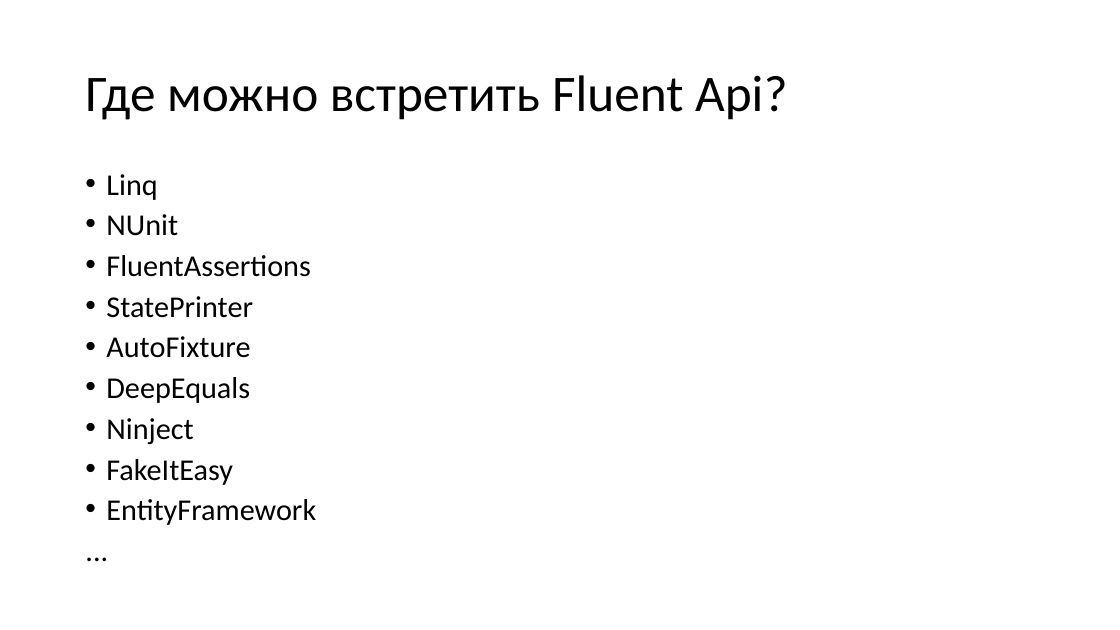
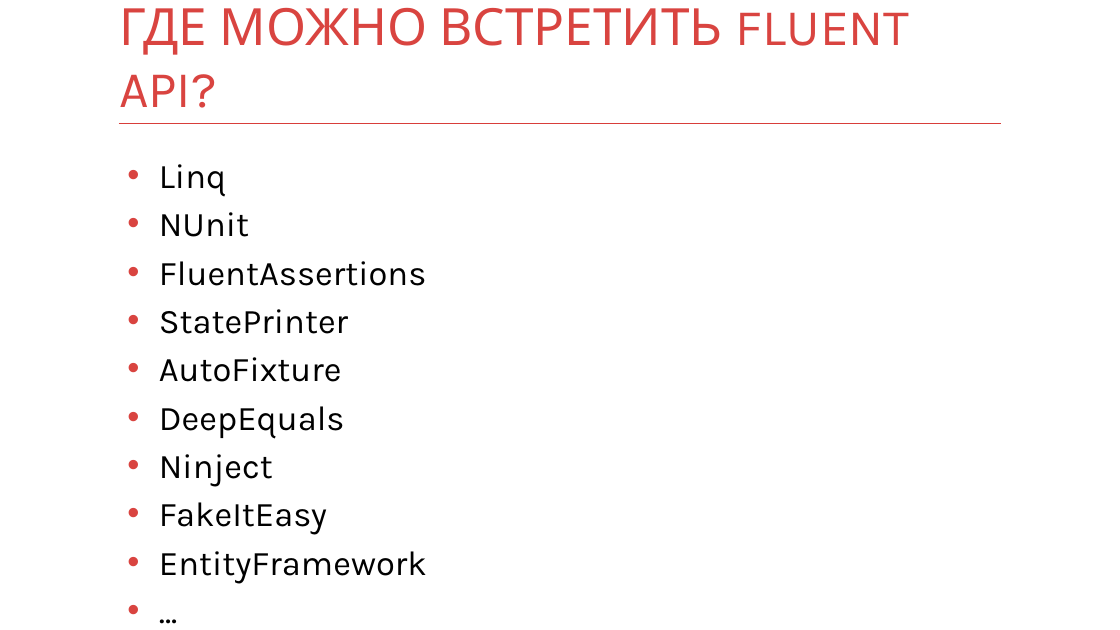
Before and after one commit to kontur-courses/fluent-api, a slide deck: slide 35 of fluent-api.pptx (slide 29 before the commit). Drawn at 1120x630 pixels with LibreOffice and Linux fonts; fonts in the diff are those of the drawing. Boxes give left, top, right and bottom in pixels: in the first picture for what was removed or moved away, otherwise in the second. Text is boxed around its words. In the diff, an @@ line names an element or a change of style, - is before the commit and + after.

```diff
--- a/fluent-api.pptx
+++ b/fluent-api.pptx
@@ title at box(119, 8, 910, 108): text changed; font Calibri to Karla; text colour #000000 to #D94440 @@
-Где можно встретить Fluent Api?
+ГДЕ МОЖНО ВСТРЕТИТЬ FLUENT API?
@@ title "ГДЕ МОЖНО ВСТРЕТИТЬ FLUENT API?" at box(119, 8, 910, 108): vertical alignment middle to bottom @@
@@ line added from (119, 124) to (1002, 124), #D83F3B 1 pt @@
@@ text "Linq": place and size @@
-text "Linq" at box(106, 174, 316, 525)
+text "Linq" at box(159, 164, 427, 584)
@@ text "Linq" at box(159, 164, 427, 584): size 25.9 to 29.6 pt, font Calibri to Karla; indent changed; line spacing 0.8 to 1; less space between paragraphs; bullet none to • @@
```
Also in this commit, not shown: 29 other slides changed, 6 slides added.
